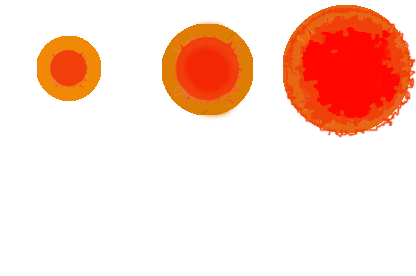
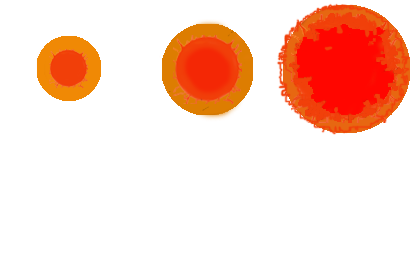
Two versions of the same layered image (416x276). Layer-by-layer changes:
painted on "Calque 7" over [159, 3, 416, 138]
